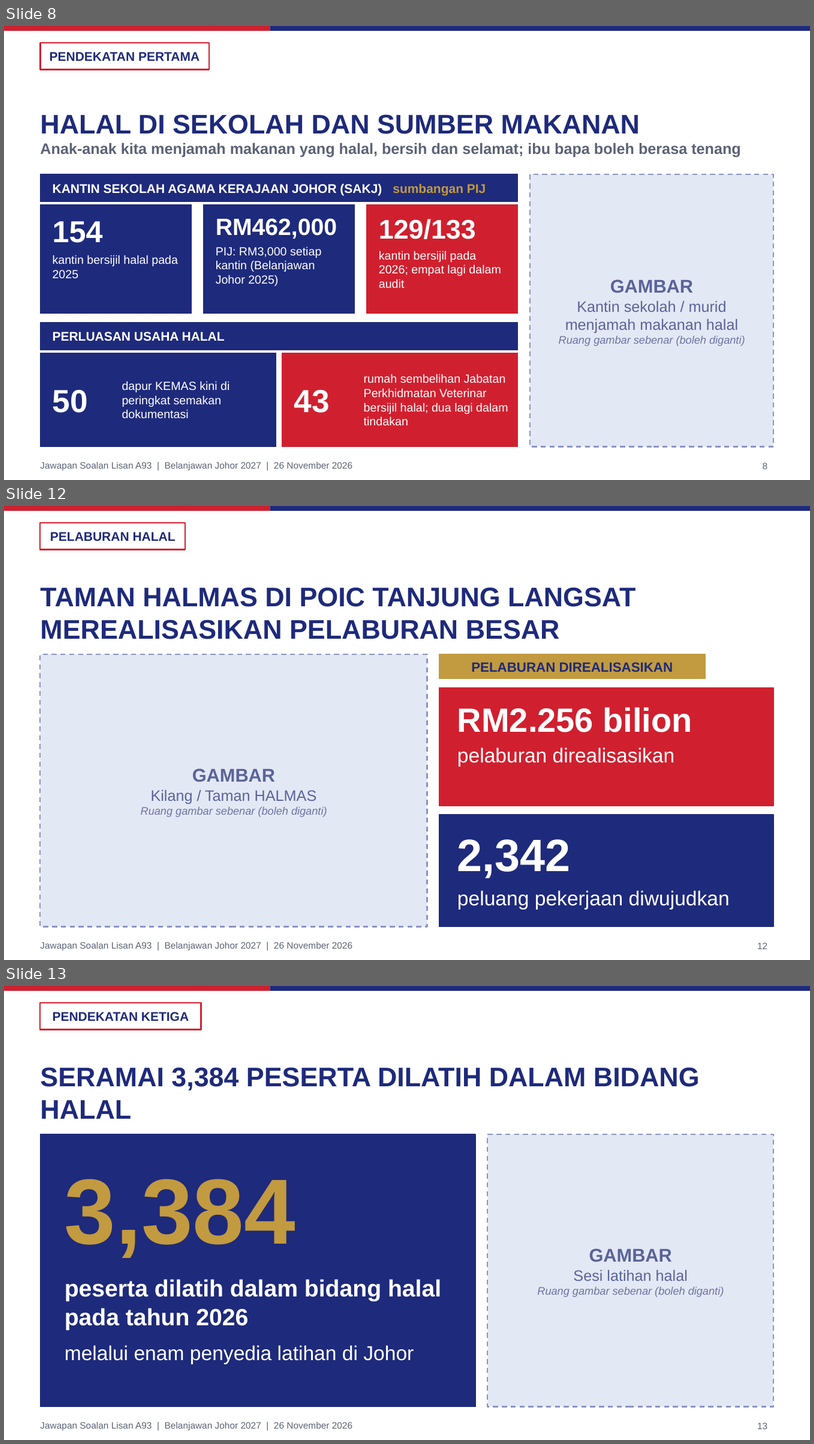
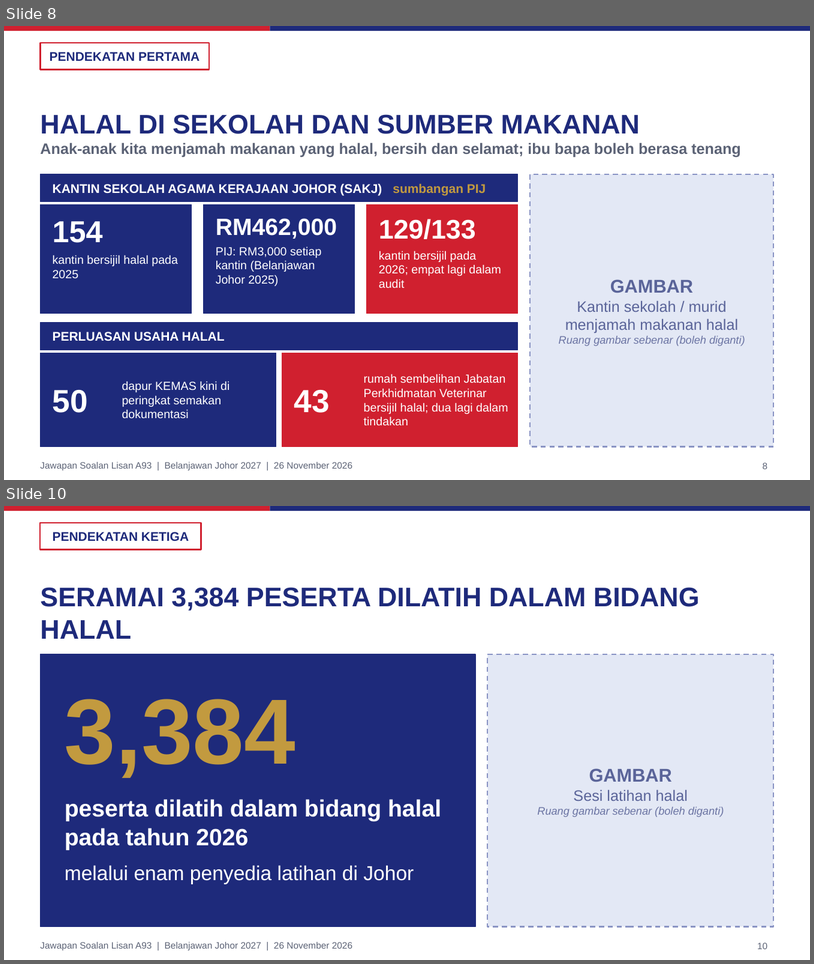
Before and after one commit to nawaljoe/Nawal, a slide deck: slides/A93_Halal_Johor_16x9.pptx. Shown one above the other, each under a label of ours: slides 8, 12 and 13 before the commit, slides 8 and 10 after it; the slides between them are not shown. The pictures are 814x1444 and 814x964 pixels, drawn with LibreOffice and Linux fonts; fonts in the diff are those of the drawing; background and template pictures are left out. Boxes give left, top, right and bottom in pixels: in the first picture for what was removed or moved away, otherwise in the second. Text is boxed around its words. In the diff, an @@ line names an element or a change of style, - is before the commit and + after.

```diff
--- a/slides/A93_Halal_Johor_16x9.pptx
+++ b/slides/A93_Halal_Johor_16x9.pptx
@@ slide 12 removed at (4, 506, 810, 960), background #FFFFFF; not listed: 3 template elements that a slide beside it also shows @@
@@ rectangle removed at (40, 523, 185, 550) @@
@@ text removed at (50, 532, 176, 541) @@
-PELABURAN HALAL
@@ title removed at (40, 587, 636, 639) @@
-TAMAN HALMAS DI POIC TANJUNG LANGSAT MEREALISASIKAN PELABURAN BESAR
@@ rectangle removed at (40, 654, 428, 927) @@
@@ rectangle removed at (440, 654, 706, 678) @@
@@ text removed at (471, 662, 674, 672) @@
-PELABURAN DIREALISASIKAN
@@ rectangle removed at (440, 687, 774, 805) @@
@@ text removed at (458, 707, 692, 732) @@
-RM2.256 bilion
@@ text removed at (458, 747, 675, 766) @@
-pelaburan direalisasikan
@@ text removed at (141, 768, 327, 817) @@
-GAMBAR
-Kilang / Taman HALMAS
-Ruang gambar sebenar (boleh diganti)
@@ rectangle removed at (440, 814, 774, 927) @@
@@ text removed at (458, 839, 571, 878) @@
-2,342
@@ text removed at (458, 890, 730, 909) @@
-peluang pekerjaan diwujudkan
@@ page number removed at (758, 942, 768, 949) @@
-12
@@ what was slide 13 is now slide 10 @@
@@ page number at (758, 942, 768, 949): text changed @@
-13
+10
```
Also in this commit, not shown: 1 slide added, 3 other slides removed, 4 other files.
